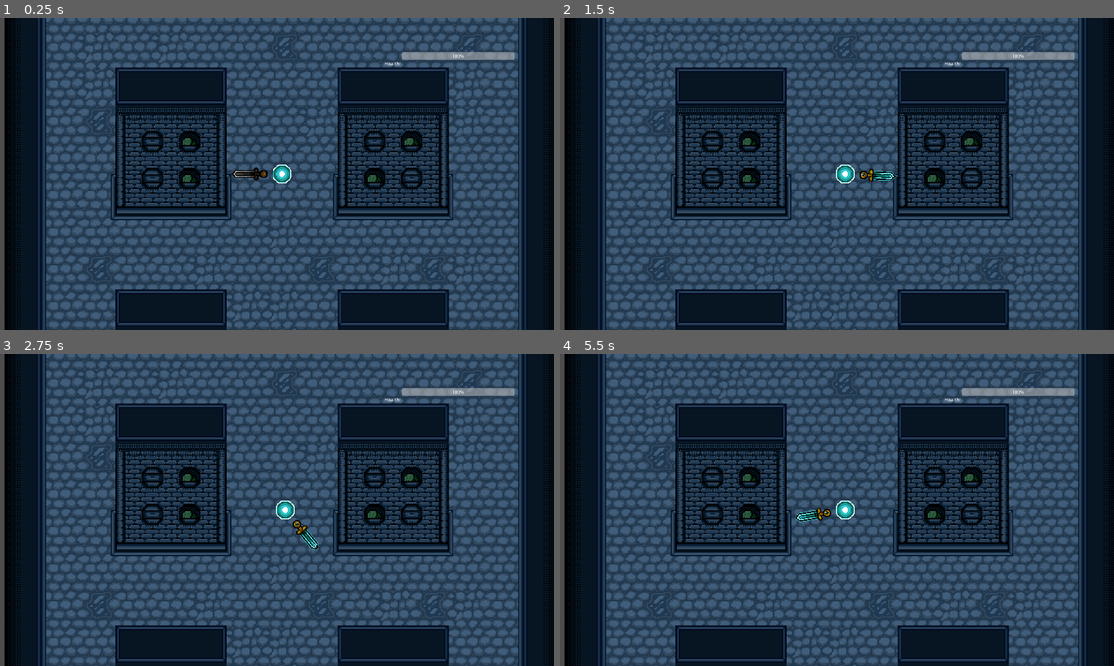
Above: before the commit, frames 1-4 (two rows, left to right).
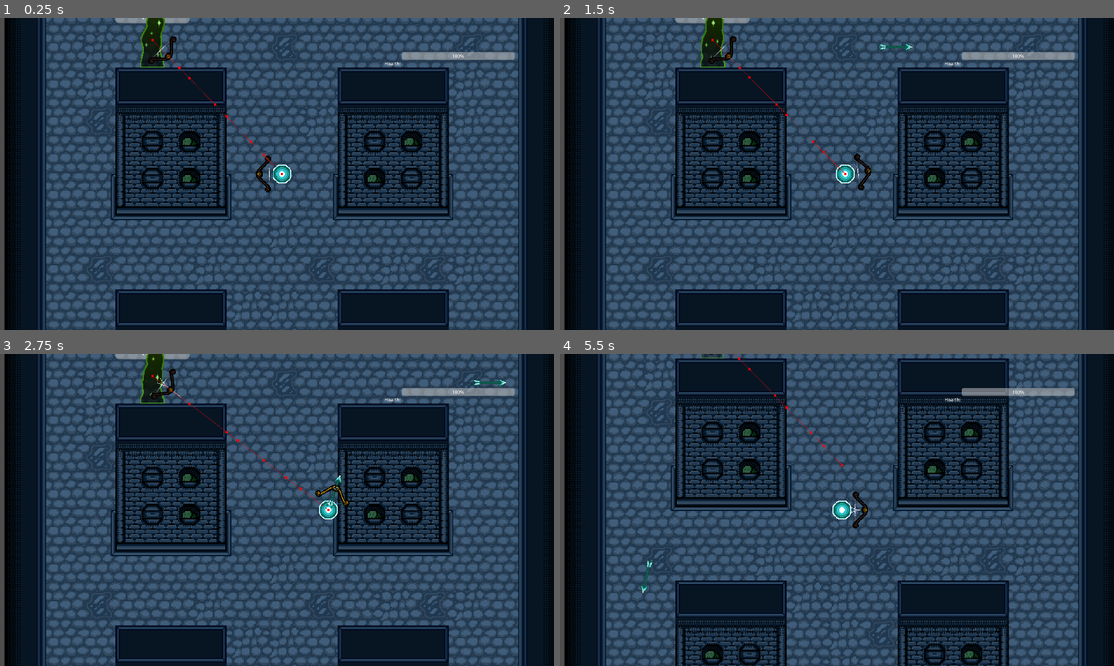
Above: after the commit, the same moments.

Repository: TheRealComedian/sam-pj16
Game: Godot game, scene res://scenes/game.tscn
The game is run twice, just before and just after one commit, with the same random seed, the same clock (stepped at 60 frames per second) and the same inputs.
Inputs (mouse positions are in pixels of both pictures, inside the frame that each line leads up to):
- Up to frame 1 (0.25 s): no input
- Up to frame 2 (1.5 s): tap Enter at 0.5 s; move the mouse to (958, 158) at 0.52 s; hold D (move_right) 0.53-1.25 s; click (958, 158) at 0.6 s; drag from (726, 189) to (842, 174) at 1.27 s
- Up to frame 3 (2.75 s): move the mouse to (332, 441) at 2.02 s; hold D (move_right) from 2.03 s (still down); hold Ctrl from 2.03 s (still down); click (332, 441) at 2.3 s
- Up to frame 4 (5.5 s): release D (move_right) at 2.75 s; release Ctrl at 2.75 s; drag from (809, 572) to (670, 463) at 2.77 s; move the mouse to (1003, 556) at 3.52 s; hold A (move_left) 3.53-4.25 s; tap Z at 3.6 s; click (1003, 556) at 3.8 s; drag from (670, 463) to (753, 432) at 4.27 s; move the mouse to (864, 510) at 5.02 s; hold S (move_down) from 5.03 s (still down); tap Tab at 5.1 s; click (864, 510) at 5.3 s

The runs differ from the first frame. In frame 1, 1.1% of the frame differs, in the area x 20-52%, y 0-56%; in frame 2, 1.3%; in frame 3, 1.6%; in frame 4, 48%, in the area x 1-100%, y 0-100%.

Commit message:
ghost reparent
bow shooting is broken

Diff:
--- a/scenes/entities/enemies/enemy_base/enemy.tscn
+++ b/scenes/entities/enemies/enemy_base/enemy.tscn
@@ -13,10 +13,10 @@
 [ext_resource type="Script" path="res://scenes/entities/enemies/enemy_base/states/death.gd" id="7_wp61d"]
 
 [sub_resource type="CircleShape2D" id="CircleShape2D_et0kw"]
-radius = 384.083
+radius = 384.333
 
 [sub_resource type="CircleShape2D" id="CircleShape2D_cqqe4"]
-radius = 112.0
+radius = 128.25
 
 [node name="Enemy" type="CharacterBody2D" node_paths=PackedStringArray("detection_range", "attack_range", "health_component")]
 script = ExtResource("1_7mqys")
--- /dev/null
+++ b/scenes/entities/enemies/ghost/ghost.tscn
@@ -0,0 +1,125 @@
+[gd_scene load_steps=19 format=3 uid="uid://bpo6yc7rnj2me"]
+
+[ext_resource type="PackedScene" uid="uid://y28itm0e1koh" path="res://scenes/entities/enemies/enemy_base/enemy.tscn" id="1_k4tmn"]
+[ext_resource type="Texture2D" uid="uid://c3ifr7x22dojn" path="res://assets/sprites/entities/Ghost Frames.png" id="2_jcmjn"]
+[ext_resource type="PackedScene" path="res://scenes/weapons/bow.tscn" id="3_jl1ix"]
+
+[sub_resource type="CapsuleShape2D" id="CapsuleShape2D_p024h"]
+radius = 24.0
+height = 112.0
+
+[sub_resource type="CircleShape2D" id="CircleShape2D_0vuiu"]
+radius = 384.083
+
+[sub_resource type="AtlasTexture" id="AtlasTexture_dtjel"]
+atlas = ExtResource("2_jcmjn")
+region = Rect2(0, 0, 64, 96)
+
+[sub_resource type="AtlasTexture" id="AtlasTexture_8lpe1"]
+atlas = ExtResource("2_jcmjn")
+region = Rect2(64, 0, 64, 96)
+
+[sub_resource type="AtlasTexture" id="AtlasTexture_2yut4"]
+atlas = ExtResource("2_jcmjn")
+region = Rect2(128, 0, 64, 96)
+
+[sub_resource type="AtlasTexture" id="AtlasTexture_0ndyv"]
+atlas = ExtResource("2_jcmjn")
+region = Rect2(192, 0, 64, 96)
+
+[sub_resource type="AtlasTexture" id="AtlasTexture_t86pq"]
+atlas = ExtResource("2_jcmjn")
+region = Rect2(256, 0, 64, 96)
+
+[sub_resource type="AtlasTexture" id="AtlasTexture_uaj4g"]
+atlas = ExtResource("2_jcmjn")
+region = Rect2(320, 0, 64, 96)
+
+[sub_resource type="AtlasTexture" id="AtlasTexture_8wakk"]
+atlas = ExtResource("2_jcmjn")
+region = Rect2(384, 0, 64, 96)
+
+[sub_resource type="AtlasTexture" id="AtlasTexture_n4ake"]
+atlas = ExtResource("2_jcmjn")
+region = Rect2(448, 0, 64, 96)
+
+[sub_resource type="AtlasTexture" id="AtlasTexture_0w8ns"]
+atlas = ExtResource("2_jcmjn")
+region = Rect2(512, 0, 64, 96)
+
+[sub_resource type="AtlasTexture" id="AtlasTexture_skfek"]
+atlas = ExtResource("2_jcmjn")
+region = Rect2(576, 0, 64, 96)
+
+[sub_resource type="AtlasTexture" id="AtlasTexture_a4pk4"]
+atlas = ExtResource("2_jcmjn")
+region = Rect2(640, 0, 64, 96)
+
+[sub_resource type="AtlasTexture" id="AtlasTexture_e8u22"]
+atlas = ExtResource("2_jcmjn")
+region = Rect2(704, 0, 64, 96)
+
+[sub_resource type="SpriteFrames" id="SpriteFrames_r2dfi"]
+animations = [{
+"frames": [{
+"duration": 1.0,
+"texture": SubResource("AtlasTexture_dtjel")
+}, {
+"duration": 1.0,
+"texture": SubResource("AtlasTexture_8lpe1")
+}, {
+"duration": 1.0,
+"texture": SubResource("AtlasTexture_2yut4")
+}, {
+"duration": 1.0,
+"texture": SubResource("AtlasTexture_0ndyv")
+}, {
+"duration": 1.0,
+"texture": SubResource("AtlasTexture_t86pq")
+}, {
+"duration": 1.0,
+"texture": SubResource("AtlasTexture_uaj4g")
+}, {
+"duration": 1.0,
+"texture": SubResource("AtlasTexture_8wakk")
+}, {
+"duration": 1.0,
+"texture": SubResource("AtlasTexture_n4ake")
+}, {
+"duration": 1.0,
+"texture": SubResource("AtlasTexture_0w8ns")
+}, {
+"duration": 1.0,
+"texture": SubResource("AtlasTexture_skfek")
+}, {
+"duration": 1.0,
+"texture": SubResource("AtlasTexture_a4pk4")
+}, {
+"duration": 1.0,
+"texture": SubResource("AtlasTexture_e8u22")
+}],
+"loop": true,
+"name": &"default",
+"speed": 7.45
+}]
+
+[node name="Ghost" node_paths=PackedStringArray("weapon") instance=ExtResource("1_k4tmn")]
+movement_speed = 0
+weapon = NodePath("Bow")
+
+[node name="Hurtbox" parent="." index="4" node_paths=PackedStringArray("visual_node")]
+visual_node = NodePath("../AnimatedSprite2D")
+
+[node name="CollisionShape2D" type="CollisionShape2D" parent="Hurtbox" index="0"]
+shape = SubResource("CapsuleShape2D_p024h")
+
+[node name="CollisionShape2D" parent="AttackRange" index="0"]
+shape = SubResource("CircleShape2D_0vuiu")
+
+[node name="AnimatedSprite2D" type="AnimatedSprite2D" parent="." index="7"]
+sprite_frames = SubResource("SpriteFrames_r2dfi")
+frame_progress = 0.375729
+
+[node name="Bow" parent="." index="8" instance=ExtResource("3_jl1ix")]
+
+[connection signal="velocity_computed" from="NavigationAgent2D" to="FiniteStateMachine/Chase" method="velocity_computed"]
--- a/scenes/entities/player/player.tscn
+++ b/scenes/entities/player/player.tscn
@@ -4,7 +4,7 @@
 [ext_resource type="Texture2D" uid="uid://bmyq5fspilx6v" path="res://assets/sprites/entities/Wisper Mote.png" id="2_ed7un"]
 [ext_resource type="PackedScene" uid="uid://8p244x1dnspa" path="res://scenes/components/health_component.tscn" id="4_758oi"]
 [ext_resource type="PackedScene" uid="uid://sgkunku4x031" path="res://scenes/components/hurtbox_component.tscn" id="5_23hp3"]
-[ext_resource type="PackedScene" uid="uid://b6ukhia0s6mkl" path="res://scenes/weapons/sword.tscn" id="5_g0kur"]
+[ext_resource type="PackedScene" path="res://scenes/weapons/bow.tscn" id="5_lk0om"]
 
 [sub_resource type="RectangleShape2D" id="RectangleShape2D_srh2y"]
 size = Vector2(32, 32)
@@ -20,7 +20,7 @@
 script = ExtResource("1_3evo7")
 mc = true
 health_component = NodePath("HealthComponent")
-weapon = NodePath("Sword")
+weapon = NodePath("Bow")
 
 [node name="Sprite2D" type="Sprite2D" parent="."]
 texture = ExtResource("2_ed7un")
@@ -40,4 +40,4 @@
 
 [node name="HealthComponent" parent="." instance=ExtResource("4_758oi")]
 
-[node name="Sword" parent="." instance=ExtResource("5_g0kur")]
+[node name="Bow" parent="." instance=ExtResource("5_lk0om")]
--- a/scenes/weapons/bow.gd
+++ b/scenes/weapons/bow.gd
@@ -28,7 +28,7 @@
 	await Util.wait(self.anim_duration).timeout
 	var arrow = ArrowScene.instantiate()
 	arrow.global_position = shoot_position.global_position
-	if user.mc:
+	if user is Player:
 		arrow.direction = global_position.direction_to(get_global_mouse_position())
 	else:
 		shoot_position.target_position=Global.player.position
--- a/scenes/world/maps/crypt_vertical.tscn
+++ b/scenes/world/maps/crypt_vertical.tscn
@@ -1,7 +1,8 @@
-[gd_scene load_steps=3 format=4 uid="uid://164i3kptt5w0"]
+[gd_scene load_steps=4 format=4 uid="uid://164i3kptt5w0"]
 
 [ext_resource type="PackedScene" uid="uid://dy335p6keujbx" path="res://scenes/world/map.tscn" id="1_4744t"]
 [ext_resource type="TileSet" uid="uid://def7m4nhhqg6a" path="res://resources/tilesets/crypt.tres" id="2_axu18"]
+[ext_resource type="PackedScene" uid="uid://bpo6yc7rnj2me" path="res://scenes/entities/enemies/ghost/ghost.tscn" id="3_px4jl"]
 
 [node name="CryptVertical" instance=ExtResource("1_4744t")]
 
@@ -51,3 +52,6 @@
 limit_top = -890
 limit_right = 470
 limit_bottom = 900
+
+[node name="Ghost" parent="." index="4" instance=ExtResource("3_px4jl")]
+position = Vector2(-224, -232)
